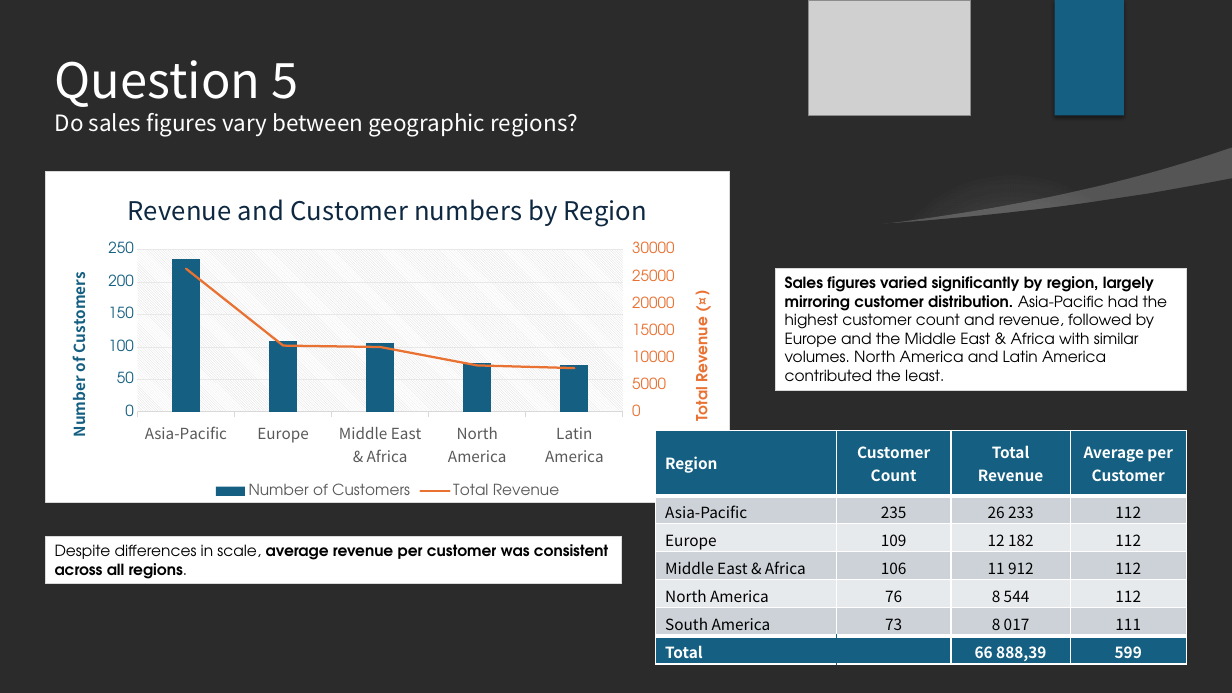
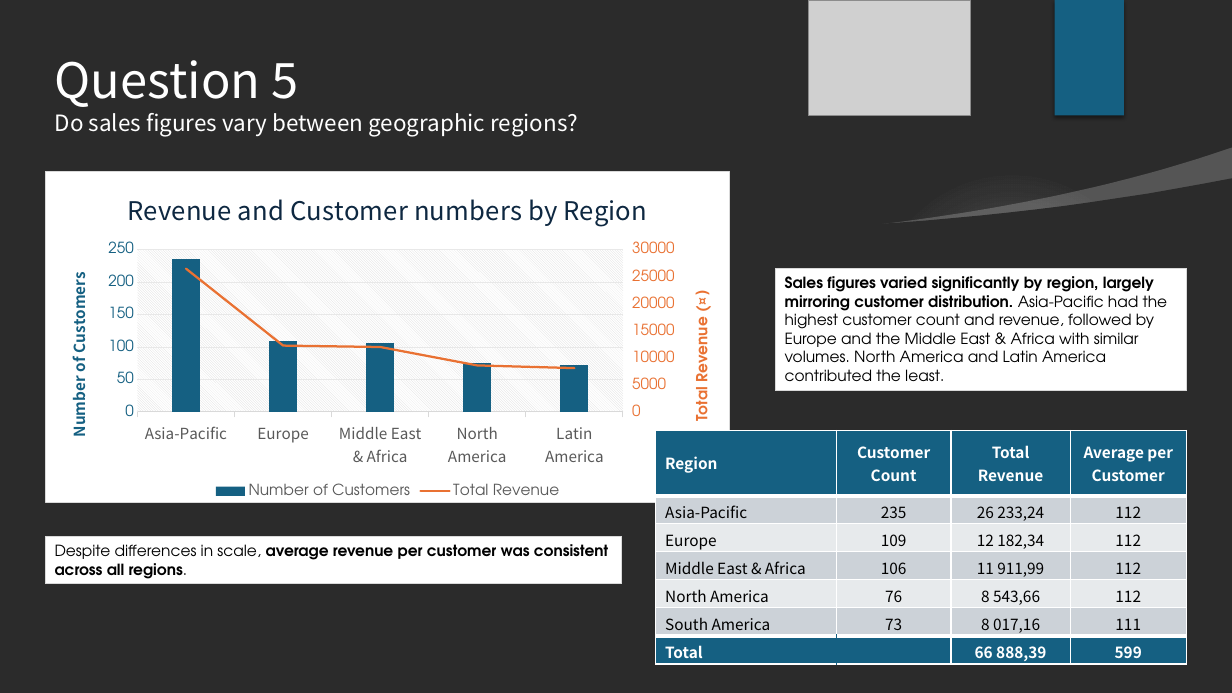
Before and after one commit to davidgriesel/03_streaming_service_database_queries, a slide deck: slide 7 of deliverables/presentation.pptx. Drawn at 1232x693 pixels with LibreOffice and Linux fonts; fonts in the diff are those of the drawing; grey boxes stand for pictures; background and template pictures are left out; a plain dark background stands for a picture behind light text. Boxes give left, top, right and bottom in pixels: in the first picture for what was removed or moved away, otherwise in the second. Text is boxed around its words. In the diff, an @@ line names an element or a change of style, - is before the commit and + after.

```diff
--- a/deliverables/presentation.pptx
+++ b/deliverables/presentation.pptx
@@ table at (656,431,1187,665) @@
-row 2, column 3: 26 233
+row 2, column 3: 26 233,24
-row 3, column 3: 12 182
+row 3, column 3: 12 182,34
-row 4, column 3: 11 912
+row 4, column 3: 11 911,99
-row 5, column 3: 8 544
+row 5, column 3: 8 543,66
-row 6, column 3: 8 017
+row 6, column 3: 8 017,16
```
Also in this commit, not shown: 1 other slide changed, 5 other files.
